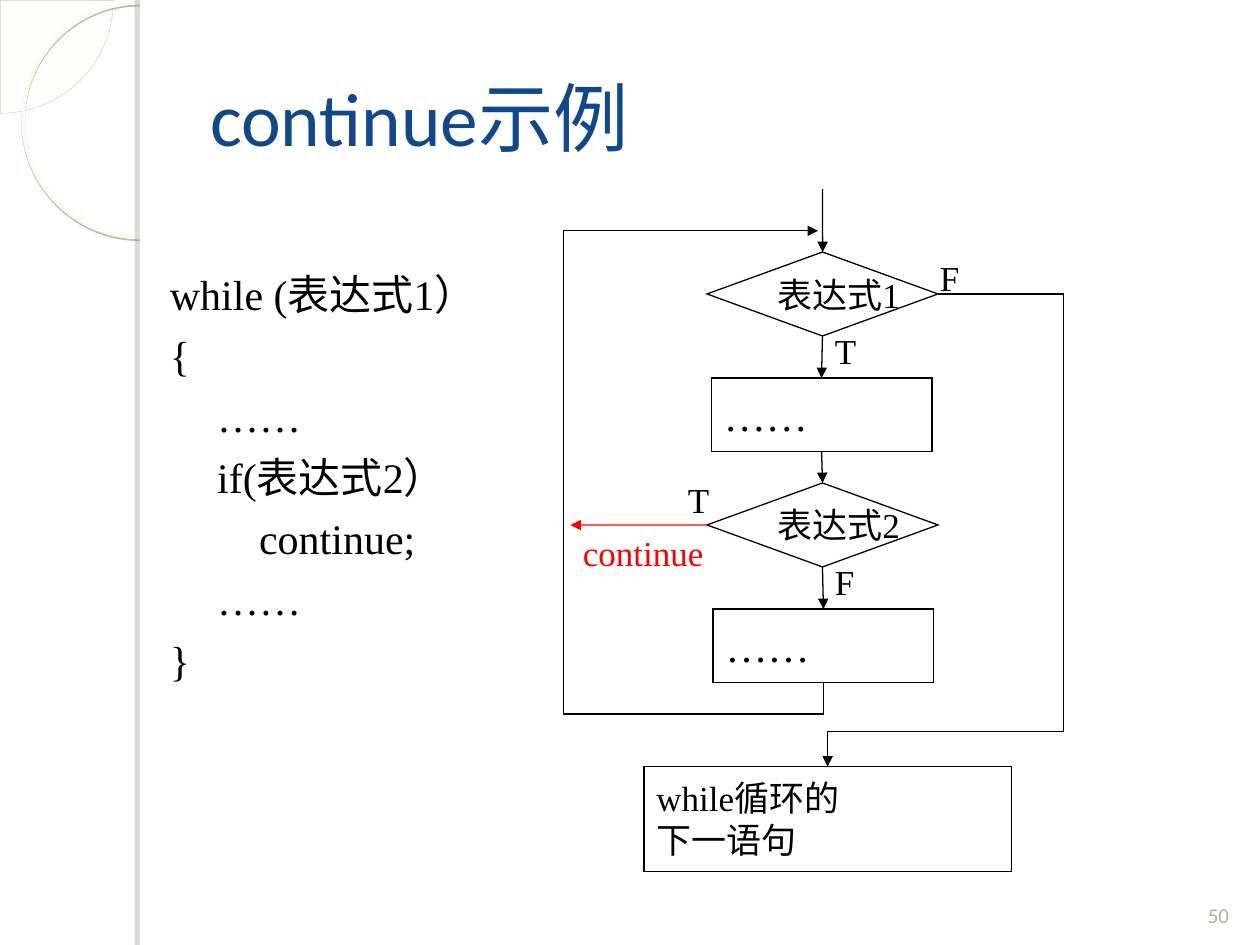
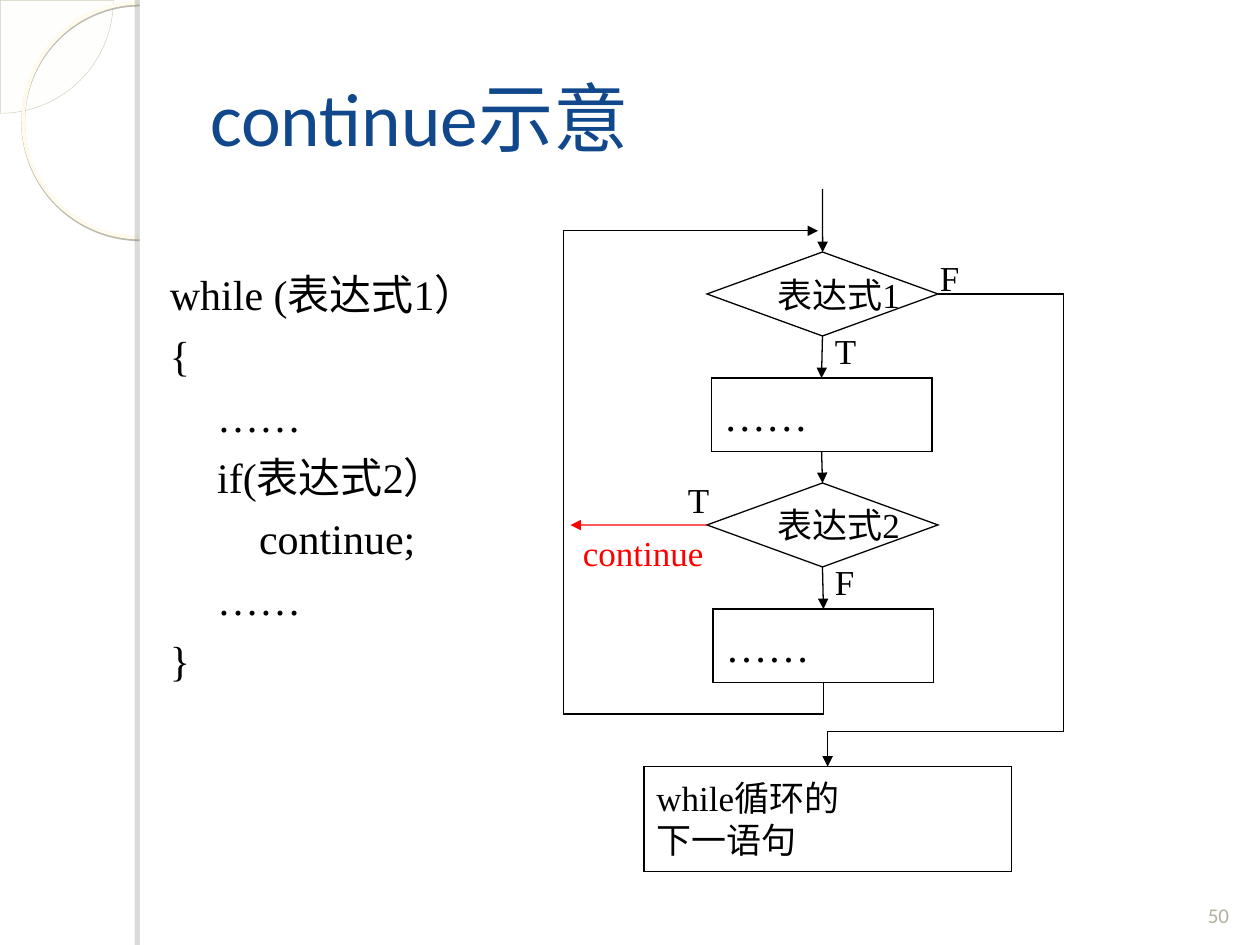
Before and after one commit to fanju1984/introduction-to-programming, a slide deck: slide 50 of introduction-to-programming/slides/2017/04-Control-Statement-2.ppt. Drawn at 1260x945 pixels with LibreOffice and Linux fonts; fonts in the diff are those of the drawing; background and template pictures are left out. Boxes give left, top, right and bottom in pixels: in the first picture for what was removed or moved away, otherwise in the second. Text is boxed around its words. In the diff, an @@ line names an element or a change of style, - is before the commit and + after.

```diff
--- a/introduction-to-programming/slides/2017/04-Control-Statement-2.ppt
+++ b/introduction-to-programming/slides/2017/04-Control-Statement-2.ppt
@@ title at <box>210,84,628,152</box>: text changed @@
-continue示例
+continue示意
```
Also in this commit, not shown: 4 other slides changed, 9 slides added, 4 slides removed, 1 other file.
